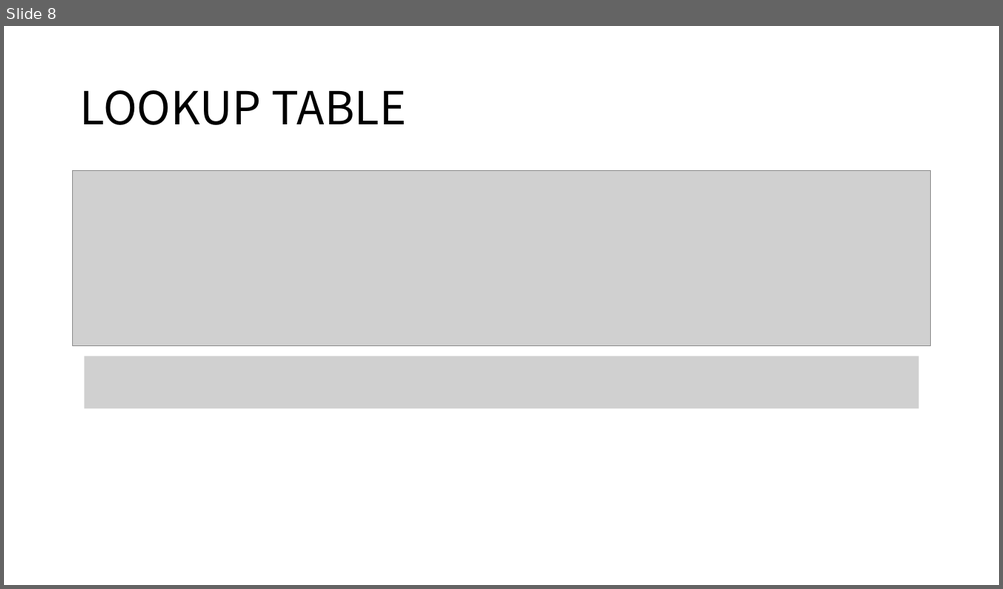
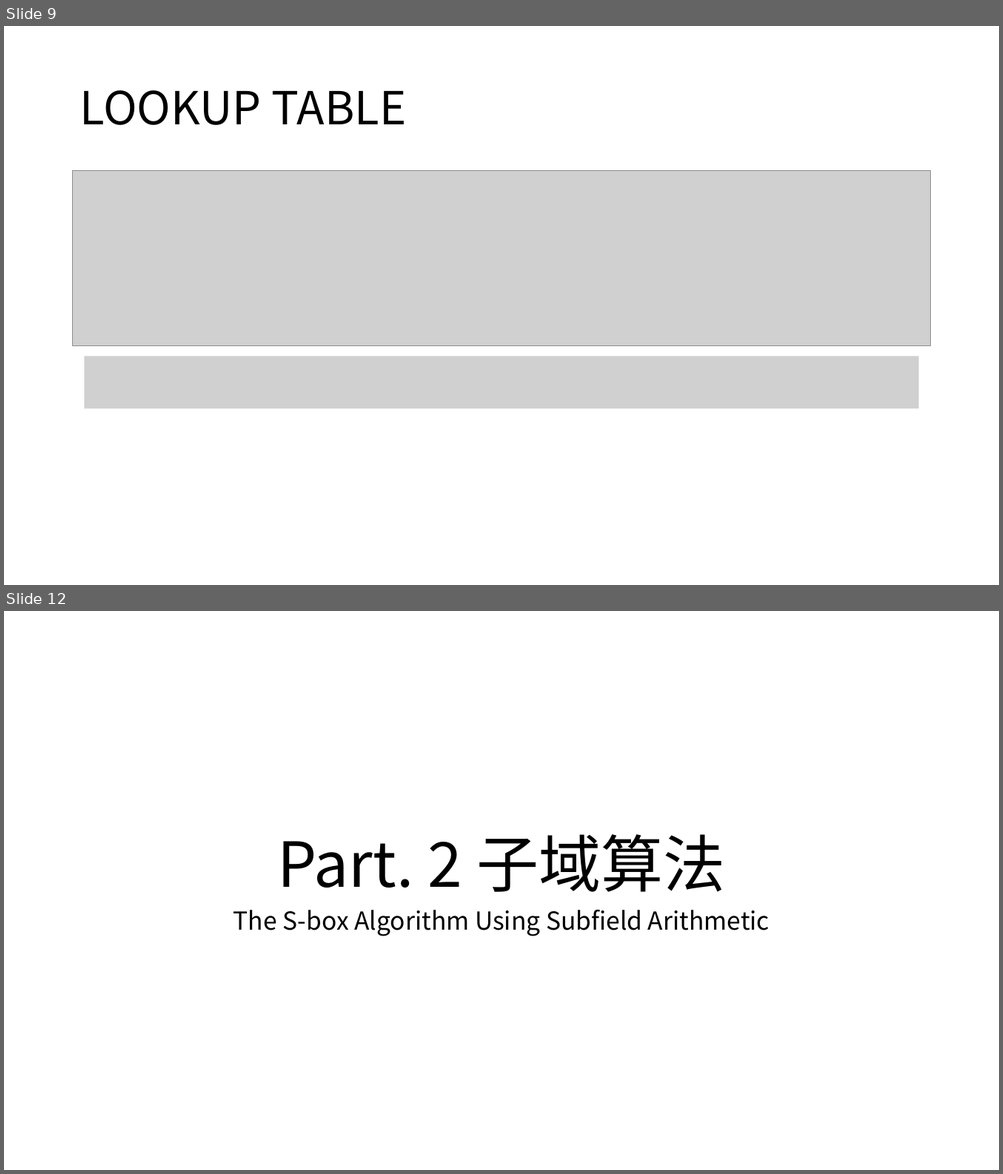
Before and after one commit to Blogg9ggg/Notes, a slide deck: A Very Compact S-box for AES/A Very Compact S-box for AES.pptm. Shown one above the other, each under a label of ours: slide 8 before the commit, slides 9 and 12 after it; the slides between them are not shown. The pictures are 1003x589 and 1003x1174 pixels, drawn with LibreOffice and Linux fonts; fonts in the diff are those of the drawing; grey boxes stand for pictures. Boxes give left, top, right and bottom in pixels: in the first picture for what was removed or moved away, otherwise in the second. Text is boxed around its words. In the diff, an @@ line names an element or a change of style, - is before the commit and + after.

```diff
--- a/A Very Compact S-box for AES/A Very Compact S-box for AES.pptm
+++ b/A Very Compact S-box for AES/A Very Compact S-box for AES.pptm
@@ slide 12 added at [4,611,999,1170], background #FFFFFF @@
@@ title added at [278,834,725,892], 60 pt, text #000000 @@
+Part. 2 子域算法
@@ subtitle added at [233,910,769,937], 24 pt, text #000000 @@
+The S-box Algorithm Using Subfield Arithmetic
@@ what was slide 8 is now slide 9 @@
```
Also in this commit, not shown: 1 slide changed, 6 other slides added.
